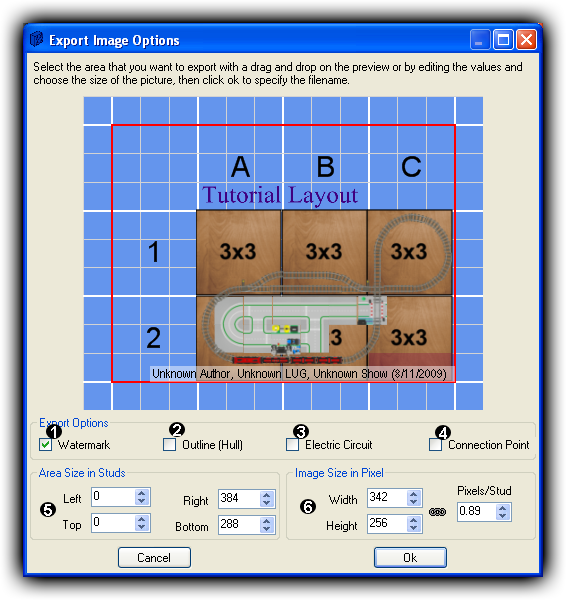
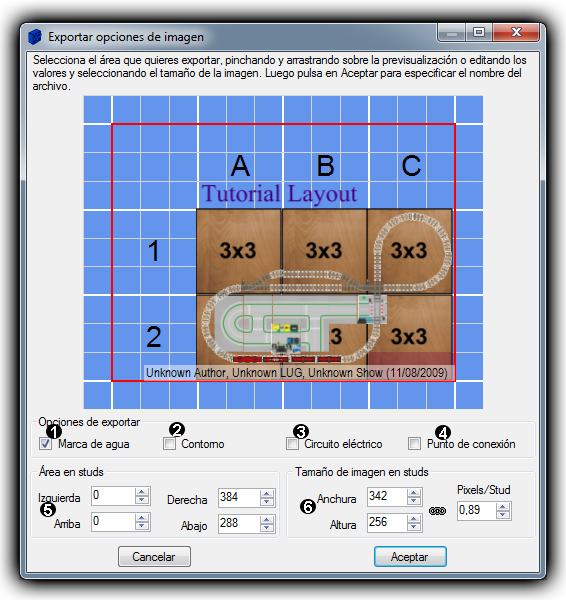
Layer changes from the first 566x600 image to the second:
painted on "Shape 1 copy 5", masked it over [300, 499, 316, 514]
painted on "Shape 1 copy 4", masked it over [40, 502, 56, 517]
painted on "Shape 1 copy 3", masked it over [435, 425, 451, 440]
painted on "Shape 1 copy 2", masked it over [293, 424, 309, 439]
painted on "Shape 1", masked it over [169, 422, 185, 437]
painted on "Shape 1 copy", masked it over [46, 424, 62, 439]
hid "EN" over [23, 23, 543, 577]
showed "ES", painted on it over [19, 22, 547, 580]
